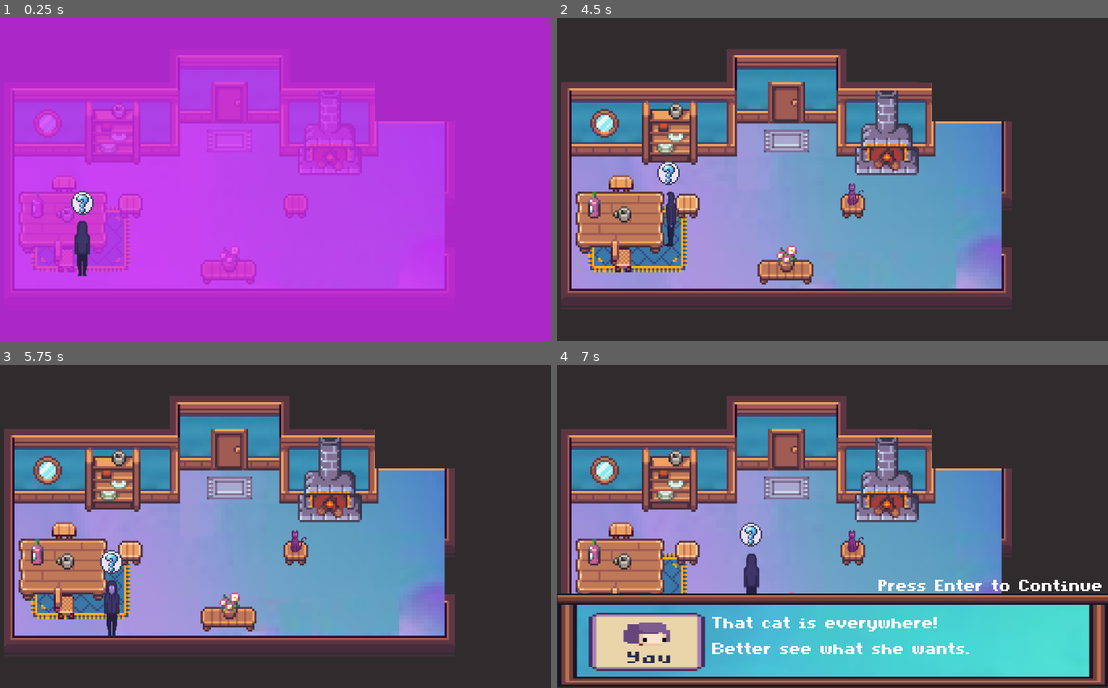
Above: before the commit, frames 1-4 (two rows, left to right).
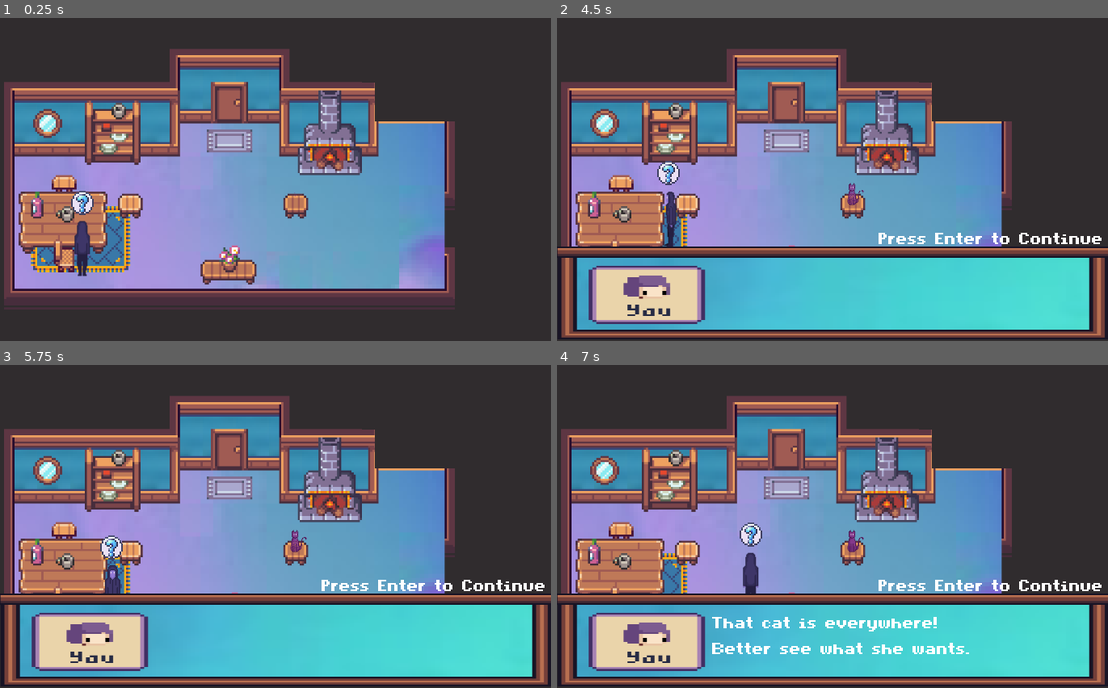
Above: after the commit, the same moments.

Repository: JayTheDaniels/The-Astral-Project
Game: Godot game, scene res://Src/Levels/AstralLivingRoom.tscn
Same seed, same stepped clock (60 frames per second), same inputs: the game is played once before the commit and once after it. This scene is started directly instead of the project's main scene.
Inputs:
- Up to frame 1 (0.25 s): no input
- Up to frame 2 (4.5 s): tap Enter (accept) at 0.5, 1.25, 1.35, 2, 3.5 s; hold D (right) 0.53-1.28 s; tap Space (interact) at 0.6, 1.55, 2.3, 3.05, 3.6, 4.35 s; hold Down (down) 1.28-2.03 s; hold D (right) 2.03-2.78 s; tap C (choice C) at 2.1 s; hold W (up) 2.78-3.53 s; tap X (choice X) at 2.85 s; hold Left (left) from 3.53 s (still down)
- Up to frame 3 (5.75 s): tap Enter (accept) at 5, 5.1 s; release Left (left) at 5.03 s; hold Down (down) from 5.03 s (still down); tap Space (interact) at 5.3 s
- Up to frame 4 (7 s): tap Enter (accept) at 5.75 s; release Down (down) at 5.78 s; hold D (right) 5.78-6.53 s; tap C (choice C) at 5.85 s; tap Space (interact) at 6.05, 6.8 s; hold W (up) from 6.53 s (still down); tap X (choice X) at 6.6 s

The runs differ from the first frame. In frame 1, 99% of the frame differs, in the area x 0-100%, y 0-100%; in frame 2, 27%; in frame 3, 28%; in frame 4, less than 0.1%.
Error before the commit: Invalid call. Nonexistent function 'interaction' in base 'StaticBody2D'. (res://Src/Code/Player.gd:50)

Commit message:
Living Room Fix

Diff:
--- a/Src/Code/Global.gd
+++ b/Src/Code/Global.gd
@@ -118,10 +118,7 @@
 	if scavengerHuntStage == 5:
 		var chair2 = get_tree().get_root().get_node("/root/AstralLivingRoom/Chair2")
 		chair2.InteractText = chair2.ScavengerHuntText
-	if scavengerHuntStage == 6:
-		var fireplace = get_tree().get_root().get_node("/root/AstralLivingRoom/Fireplace")
-		fireplace.InteractText = fireplace.ScavengerHuntText
-		get_tree().get_root().get_node("/root/AstralLivingRoom/Fireplace").set_script(portal)
+
 
 func kitchen():
 	if scavengerHuntStage == 1:
--- a/Src/Code/Object_Base.gd
+++ b/Src/Code/Object_Base.gd
@@ -139,14 +139,20 @@
 		if self.name == "Stool":
 			print("Objective Updated!")
 			Global.scavengerHuntStage = 2
-	if Global.scavengerHuntStage == 1:
-		if self.name == "Stool":
+	if Global.scavengerHuntStage == 3:
+		if self.name == "Chair":
 			print("Objective Updated!")
-			Global.scavengerHuntStage = 2
-	if Global.scavengerHuntStage == 1:
-		if self.name == "Stool":
+			Global.scavengerHuntStage = 4
+	if Global.scavengerHuntStage == 4:
+		if self.name == "Stool2":
 			print("Objective Updated!")
-			Global.scavengerHuntStage = 2
+			Global.scavengerHuntStage = 5
+	if Global.scavengerHuntStage == 5:
+		if self.name == "Chair2":
+			print("Objective Updated!")
+			Global.scavengerHuntStage = 6
+
+
 
 func kitchen_object():
 	if Global.scavengerHuntStage == 1:
--- a/Src/Levels/AstralLivingRoom.tscn
+++ b/Src/Levels/AstralLivingRoom.tscn
@@ -29,7 +29,7 @@
 polygon = PoolVector2Array( 8, 0, 8, 72, 8, 168, 272, 168, 272, 143.642, 288, 144, 288, 128.57, 288, 104, 272, 104, 272, 64, 232, 64, 232, 40, 232, 64, 224, 64, 184, 64, 176, 64, 176, 48, 112, 48, 112, 72, 8, 72, 8, -136, 440, -136, 440, 224, -32, 224, -32, -136, 8, -136 )
 
 [node name="Player" parent="." instance=ExtResource( 2 )]
-position = Vector2( 216, 104 )
+position = Vector2( 256, 88 )
 
 [node name="UI" parent="." instance=ExtResource( 3 )]
 margin_left = 1.0
@@ -50,7 +50,6 @@
 [node name="Table" parent="." instance=ExtResource( 5 )]
 position = Vector2( 39.6986, 120.943 )
 scale = Vector2( 3, 1.5 )
-script = null
 
 [node name="Stool2" parent="." instance=ExtResource( 5 )]
 position = Vector2( 81, 114 )
@@ -105,3 +104,4 @@
 [node name="MusicAstralBackgroundLoop" parent="." instance=ExtResource( 6 )]
 
 [node name="AstralTransition" parent="." instance=ExtResource( 7 )]
+visible = false
--- a/Src/Levels/Bedroom.tscn
+++ b/Src/Levels/Bedroom.tscn
@@ -68,6 +68,6 @@
 InteractText = "I only own purple hoodies."
 
 [node name="Books" parent="." instance=ExtResource( 5 )]
-position = Vector2( 136, 32 )
+position = Vector2( 160, 56 )
 scale = Vector2( 1.3, 1.3 )
-InteractText = "I have too many mirrors."
+InteractText = "I'll get to reading these eventually..."
--- a/Src/Levels/LivingRoom.tscn
+++ b/Src/Levels/LivingRoom.tscn
@@ -48,6 +48,9 @@
 scale = Vector2( 2.84, 1 )
 InteractText = "I always find myself coming back here
 to sit alone and think."
+ScavengerHuntText = "The warmth of the fire is so comforting.
+
+The flames are entrancing..."
 
 [node name="Flat Door" parent="." instance=ExtResource( 5 )]
 position = Vector2( 141.662, 42.2692 )
@@ -67,9 +70,8 @@
 [node name="Stool" parent="." instance=ExtResource( 5 )]
 position = Vector2( 183.295, 113.7 )
 scale = Vector2( 0.741, 0.3 )
-InteractText = "The fire is so nice. I should get closer."
-ScavengerHuntText = "The warmth of the fire is so comforting.
-The flames are entrancing..."
+InteractText = "A seat next to an open fire."
+ScavengerHuntText = "The fire is so nice. I should get closer."
 startpoint = true
 
 [node name="Flowers" parent="." instance=ExtResource( 5 )]
